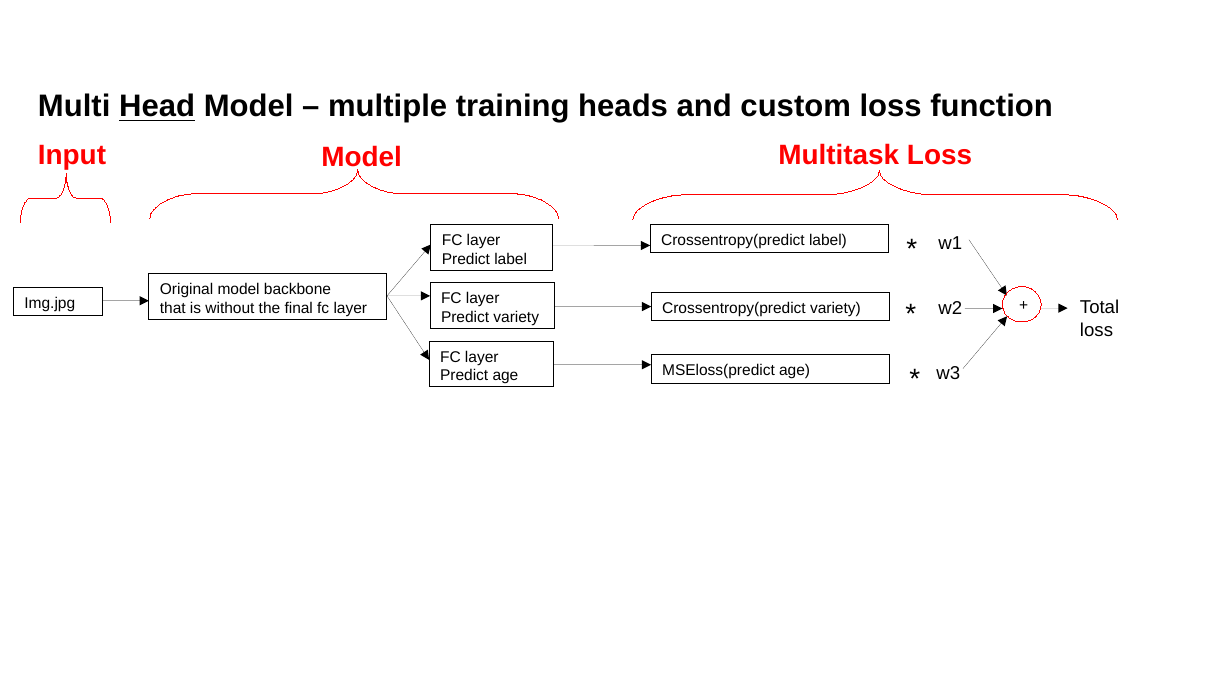
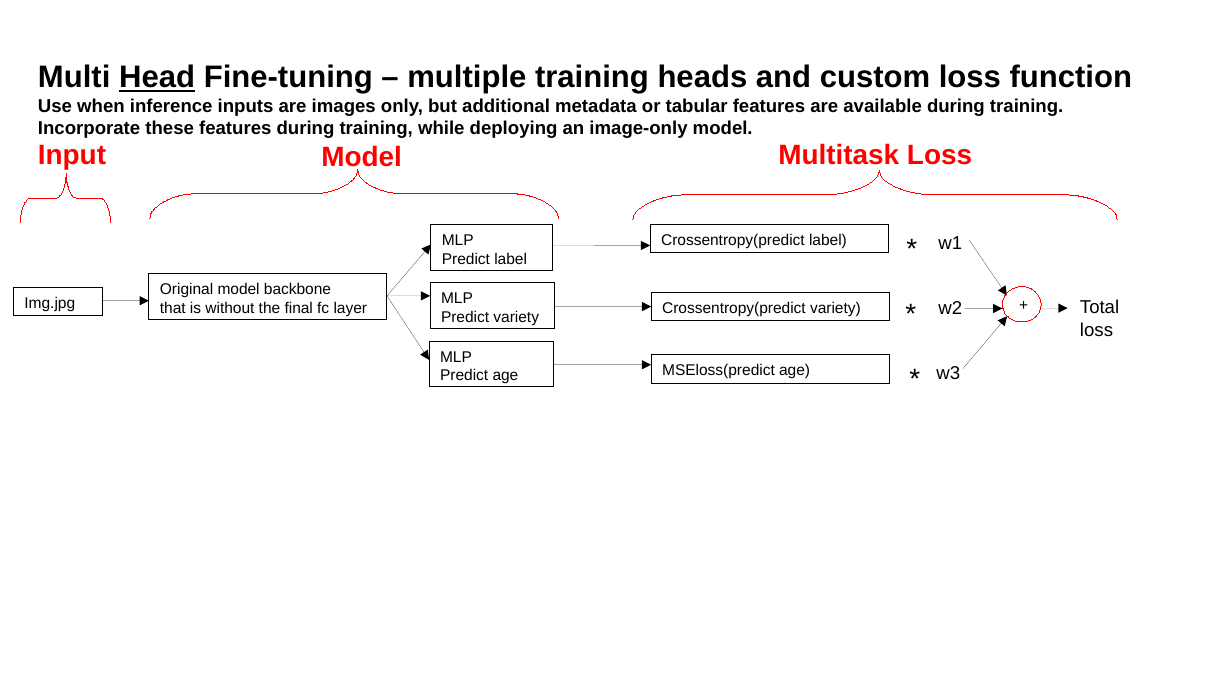
Before and after one commit to CNUClasses/CPSC471, a slide deck: slide 8 of content/lectures/illustration_ppt/illustrations.odp (slide 7 before the commit). Drawn at 1232x693 pixels with LibreOffice and Linux fonts; fonts in the diff are those of the drawing. Boxes give left, top, right and bottom in pixels: in the first picture for what was removed or moved away, otherwise in the second. Text is boxed around its words. In the diff, an @@ line names an element or a change of style, - is before the commit and + after.

Commit message:
lecture

```diff
--- a/content/lectures/illustration_ppt/illustrations.odp
+++ b/content/lectures/illustration_ppt/illustrations.odp
@@ text at (38, 64, 1132, 138): text changed; size 20 to 12 pt @@
-Multi Head Model – multiple training heads and custom loss function
+Multi Head Fine-tuning – multiple training heads and custom loss function Use when inference inputs are images only, but additional metadata or tabular features are available during training. Incorporate these features during training, while deploying an image-only model.
@@ text in rectangle at (442, 234, 474, 245): text changed @@
-FC layer
+MLP
@@ text in rectangle at (441, 292, 473, 303): text changed @@
-FC layer
+MLP
@@ text in rectangle at (440, 351, 472, 362): text changed @@
-FC layer
+MLP
```
Also in this commit, not shown: 1 other slide changed, 1 slide added, 4 other files.
